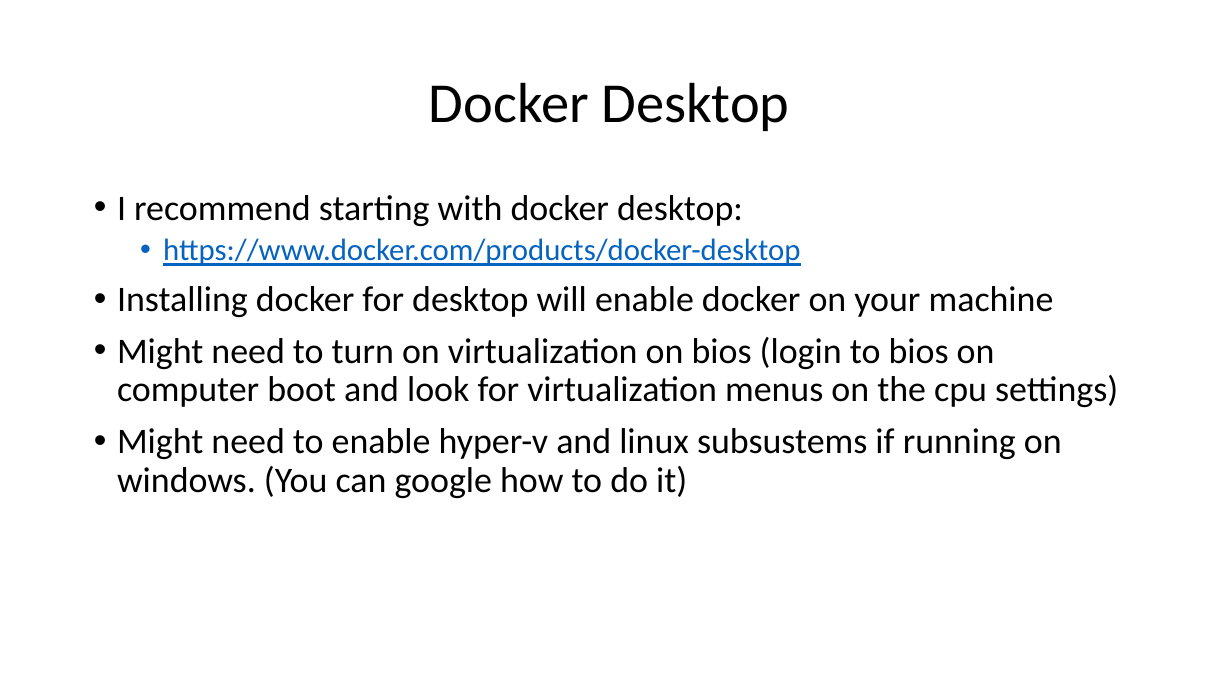
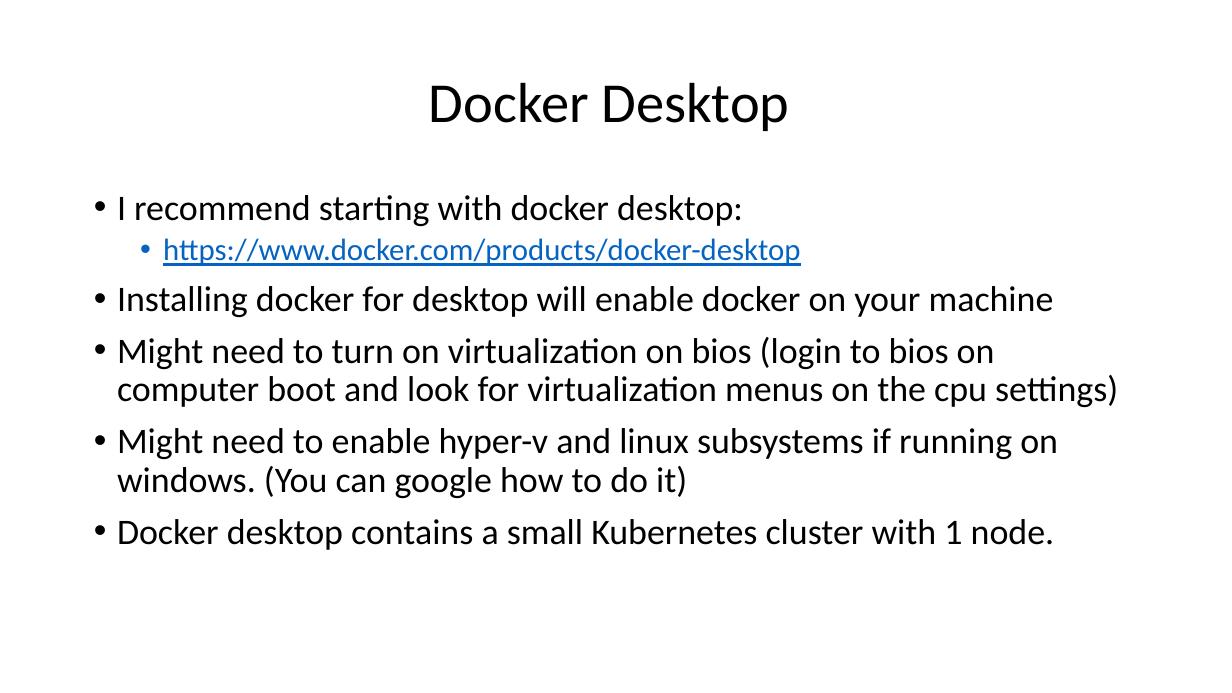
Before and after one commit to msvensso/consid-ckad, a slide deck: slide 8 of session-1/session-1.pptx. Drawn at 1232x693 pixels with LibreOffice and Linux fonts; fonts in the diff are those of the drawing. Boxes give left, top, right and bottom in pixels: in the first picture for what was removed or moved away, otherwise in the second. Text is boxed around its words. In the diff, an @@ line names an element or a change of style, - is before the commit and + after.

```diff
--- a/session-1/session-1.pptx
+++ b/session-1/session-1.pptx
@@ text at bbox=[117, 428, 1058, 550]: text changed @@
-• Might need to enable hyper-v and linux subsustems if running on windows. (You can google how to do it)
+• Might need to enable hyper-v and linux subsystems if running on windows. (You can google how to do it)
+• Docker desktop contains a small Kubernetes cluster with 1 node.
```
Also in this commit, not shown: 4 other slides changed, 2 slides removed, 1 other file.
